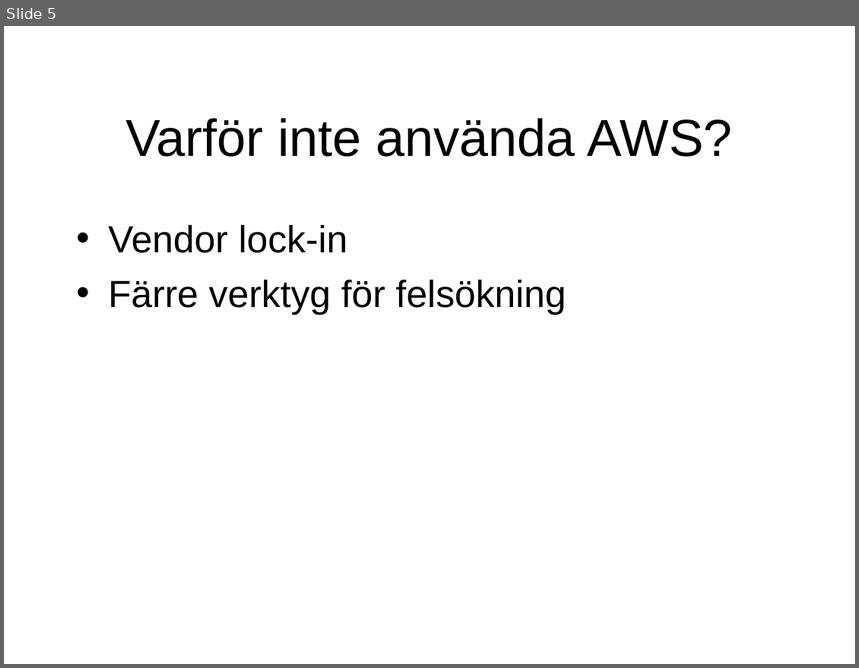
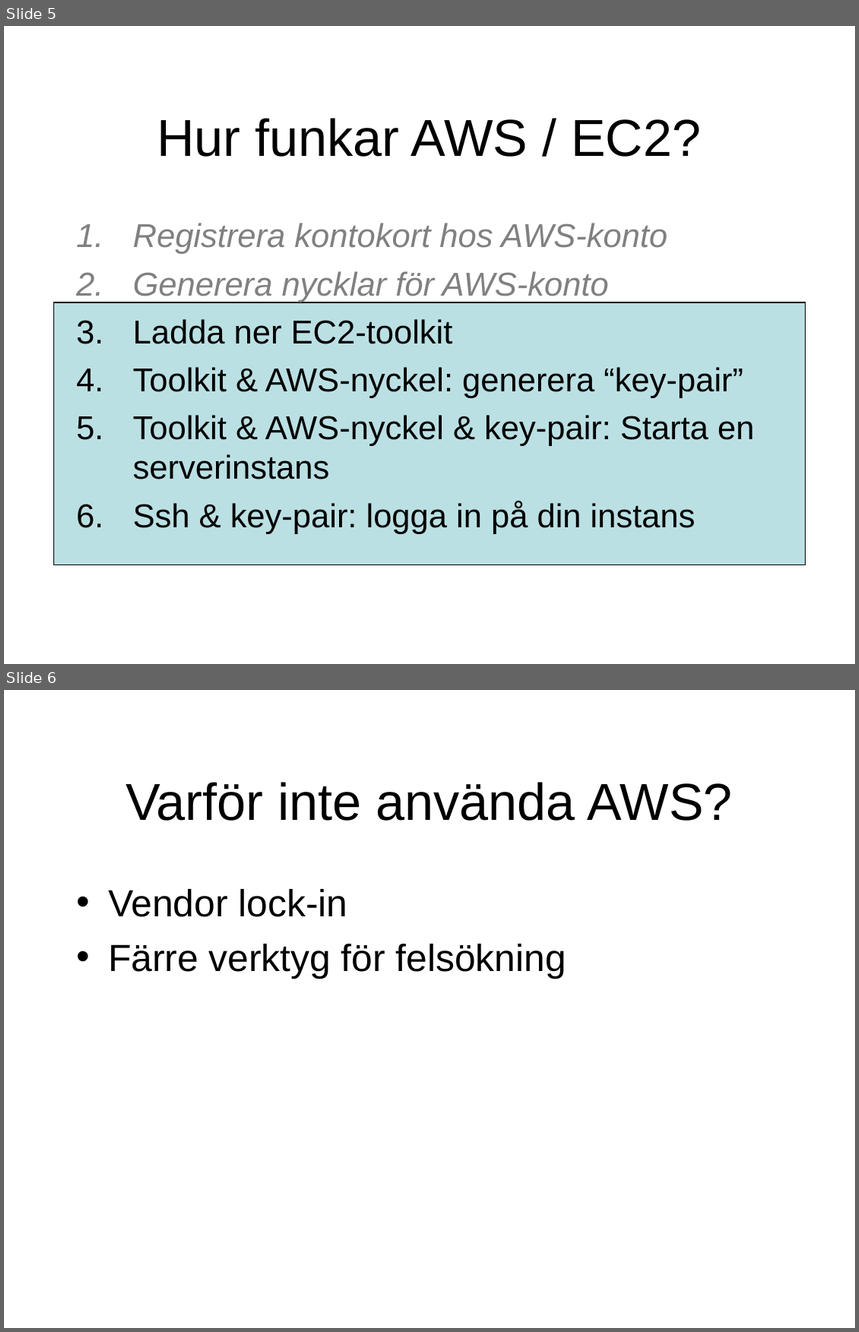
Before and after one commit to niklaslind/EC2_lab, a slide deck: doc/EC2_lab_1.ppt. Shown one above the other, each under a label of ours: slide 5 before the commit, slides 5 and 6 after it. The pictures are 859x668 and 859x1332 pixels, drawn with LibreOffice and Linux fonts; fonts in the diff are those of the drawing. Boxes give left, top, right and bottom in pixels: in the first picture for what was removed or moved away, otherwise in the second. Text is boxed around its words. In the diff, an @@ line names an element or a change of style, - is before the commit and + after.

```diff
--- a/doc/EC2_lab_1.ppt
+++ b/doc/EC2_lab_1.ppt
@@ slide 5 added at (4,26,855,664), background #FFFFFF @@
@@ title added at (157,118,701,157), 44 pt, text #000000 @@
+Hur funkar AWS / EC2?
@@ text added at (133,223,754,534), 28 pt, text #000000 @@
+1. Registrera kontokort hos AWS-konto
+2. Generera nycklar för AWS-konto
+3. Ladda ner EC2-toolkit
+4. Toolkit & AWS-nyckel: generera “key-pair”
+5. Toolkit & AWS-nyckel & key-pair: Starta en serverinstans
+6. Ssh & key-pair: logga in på din instans
@@ rectangle added at (53,303,805,565), fill #BBE0E3, outline #000000 0.74 pt @@
@@ what was slide 5 is now slide 6 @@
```
Also in this commit, not shown: 3 slides changed, 1 other slide added, 1 slide removed.
